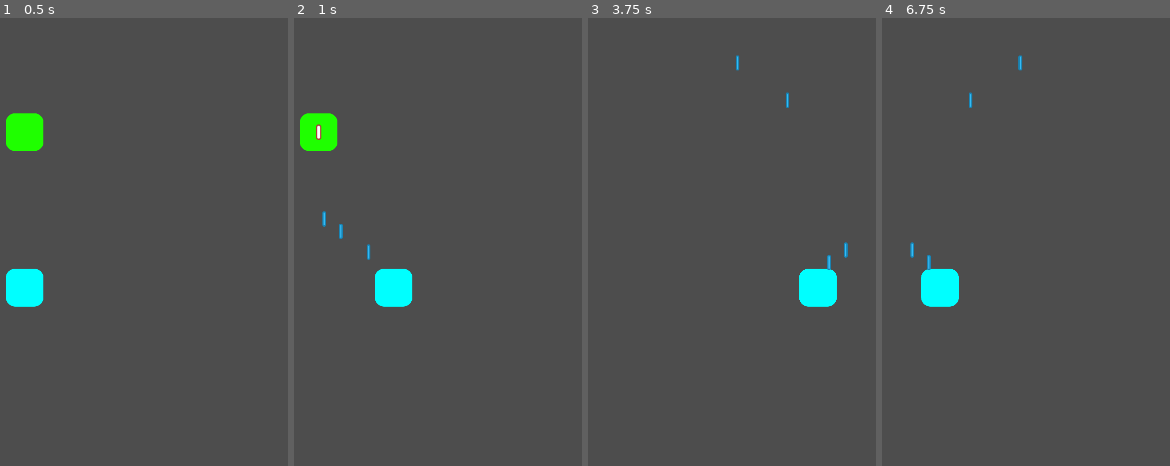
Above: before the commit, frames 1-4 (left to right).
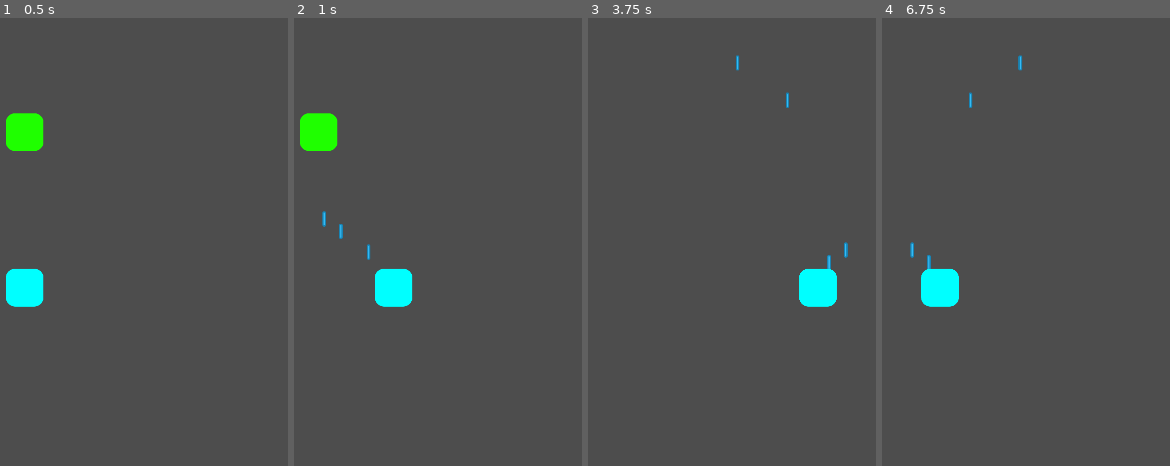
Above: after the commit, the same moments.

Repository: michael-j-coyne/space-defense
Game: Godot game, scene res://scenes/main.tscn
Two runs of this game, one before a commit and one after it. Both use one fixed random seed, a clock stepped at 60 frames per second and the inputs below.
Inputs (mouse positions are in pixels of both pictures, inside the frame that each line leads up to):
- Up to frame 1 (0.5 s): no input
- Up to frame 2 (1 s): tap Enter (ui_accept) at 0.5, 0.6, 0.77 s; move the mouse to (outside the picture) at 0.52 s; hold Right (ui_right) from 0.53 s (still down); click (outside the picture) at 0.67 s
- Up to frame 3 (3.75 s): tap Enter (ui_accept) at 1.07, 2, 2.3, 3.5, 3.6 s; release Right (ui_right) at 1.25 s; drag from (654, 264) to (613, 130) at 1.27 s; move the mouse to (outside the picture) at 2.02 s; hold Right (ui_right) 2.03-2.75 s; tap Alt at 2.1 s; drag from (775, 331) to (613, 425) at 2.77 s; move the mouse to (outside the picture) at 3.52 s; hold Left (ui_left) from 3.53 s (still down)
- Up to frame 4 (6.75 s): tap Enter (ui_accept) at 3.77, 4.07, 5, 5.3, 6.5, 6.6 s; release Left (ui_left) at 4.25 s; drag from (outside the picture) to (1138, 183) at 4.27 s; move the mouse to (1149, 242) at 5.02 s; hold Left (ui_left) 5.03-5.75 s; tap Alt at 5.1 s; click (1149, 242) at 5.17 s; drag from (988, 130) to (907, 286) at 5.77 s; move the mouse to (outside the picture) at 6.52 s; hold Right (ui_right) from 6.53 s (still down)

Frame 1 is identical in both runs. In frame 2, less than 0.1% of the frame differs, in the area x 7-10%, y 23-28%; in frame 3, less than 0.1%; in frame 4, less than 0.1%.

Commit message:
Projectile appears below entity firing it
This way we don't have to worry about positioning the projectile properly, this will look good enough.

Diff:
--- a/components/gun_component.gd
+++ b/components/gun_component.gd
@@ -13,6 +13,7 @@
 	projectile.speed = projectile_speed
 	projectile.direction = direction
 	projectile.global_position = global_position
+	projectile.z_index = -1
 
 	get_node("/root").add_child(projectile)
 
